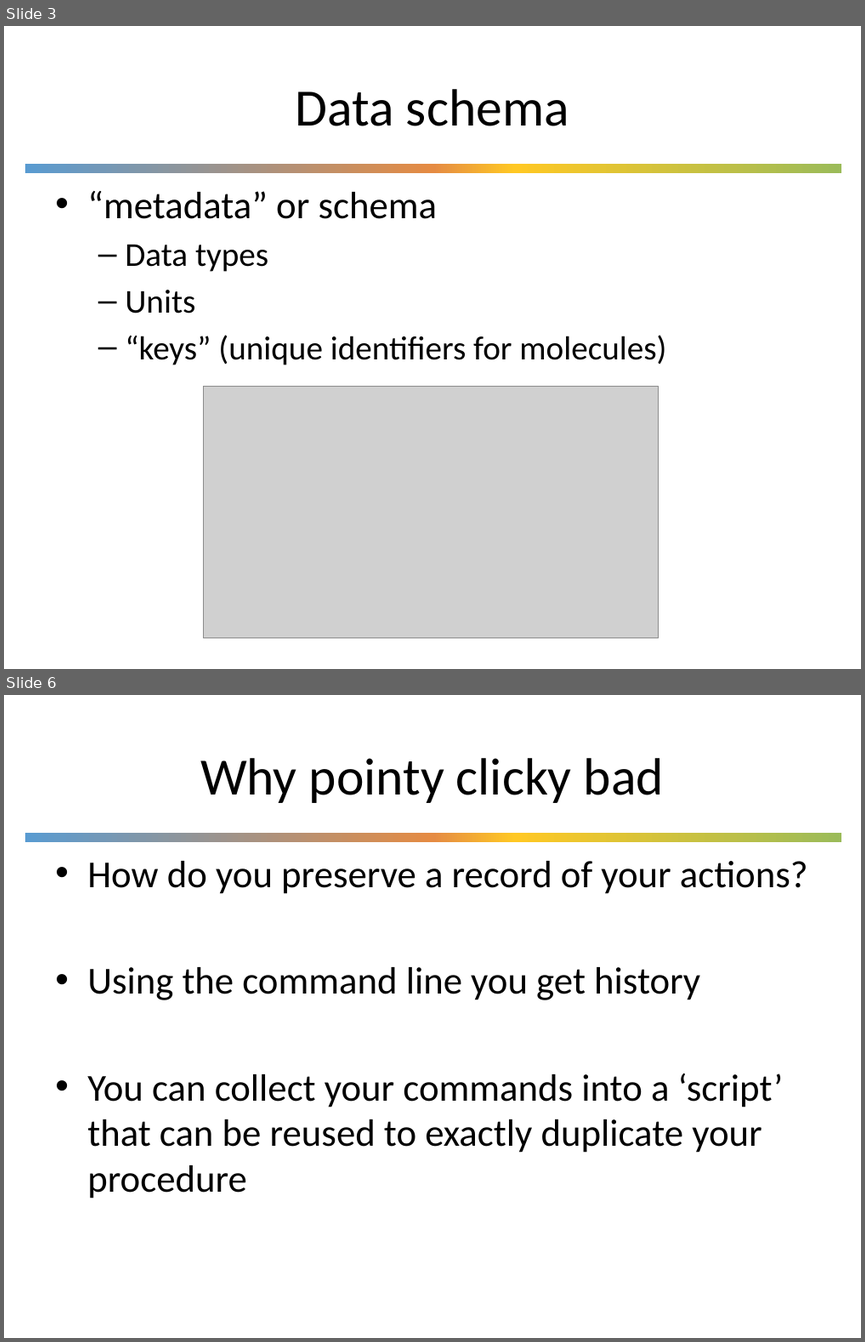
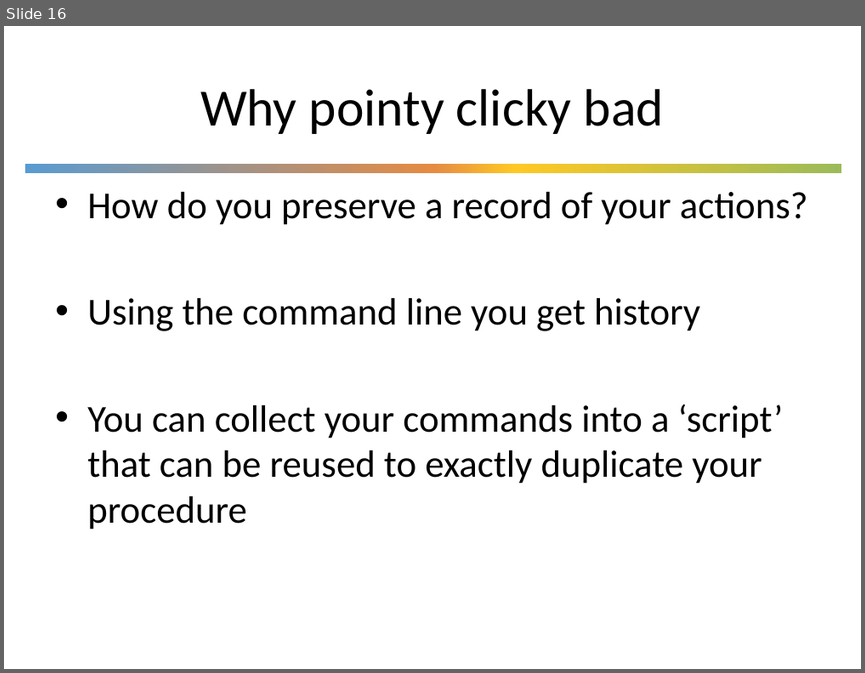
Before and after one commit to UWDIRECT/UWDIRECT.github.io, a slide deck: Wi21_content/SEDS/L1.1.Command_Line.pptx. Shown one above the other, each under a label of ours: slides 3 and 6 before the commit, slide 16 after it; the slides between them are not shown. The pictures are 865x1342 and 865x673 pixels, drawn with LibreOffice and Linux fonts; fonts in the diff are those of the drawing; grey boxes stand for pictures; background and template pictures are left out. Boxes give left, top, right and bottom in pixels: in the first picture for what was removed or moved away, otherwise in the second. Text is boxed around its words. In the diff, an @@ line names an element or a change of style, - is before the commit and + after.

```diff
--- a/Wi21_content/SEDS/L1.1.Command_Line.pptx
+++ b/Wi21_content/SEDS/L1.1.Command_Line.pptx
@@ slide 3 removed at (4, 26, 861, 669), background #FFFFFF; not listed: 1 template element that a slide beside it also shows @@
@@ title removed at (296, 89, 569, 126) @@
-Data schema
@@ text removed at (87, 191, 666, 365) @@
-• “metadata” or schema
-  – Data types
-  – Units
-  – “keys” (unique identifiers for molecules)
@@ picture removed at (204, 386, 658, 638) @@
@@ what was slide 6 is now slide 16 @@
```
Also in this commit, not shown: 1 slide changed, 14 slides added, 1 other slide removed.
